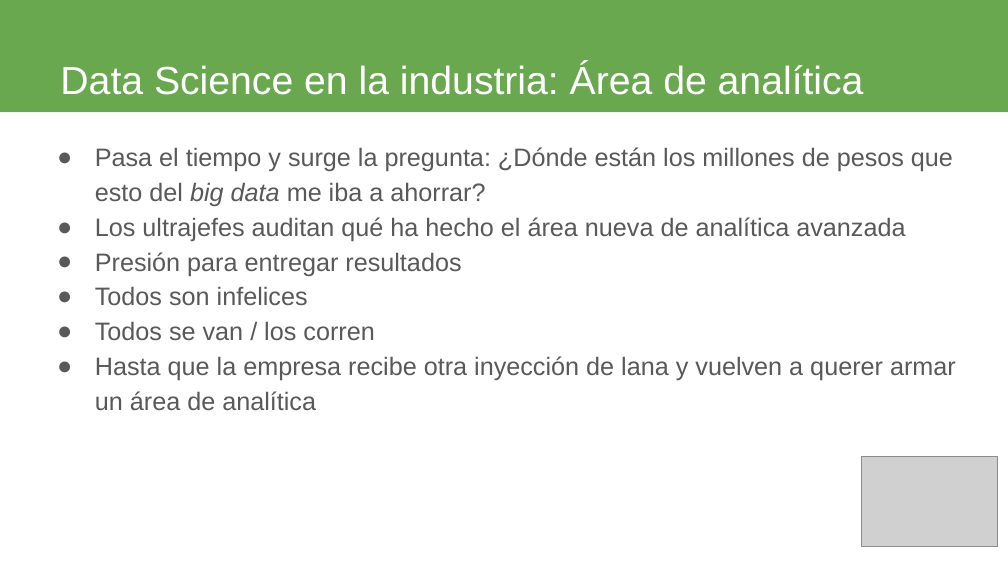
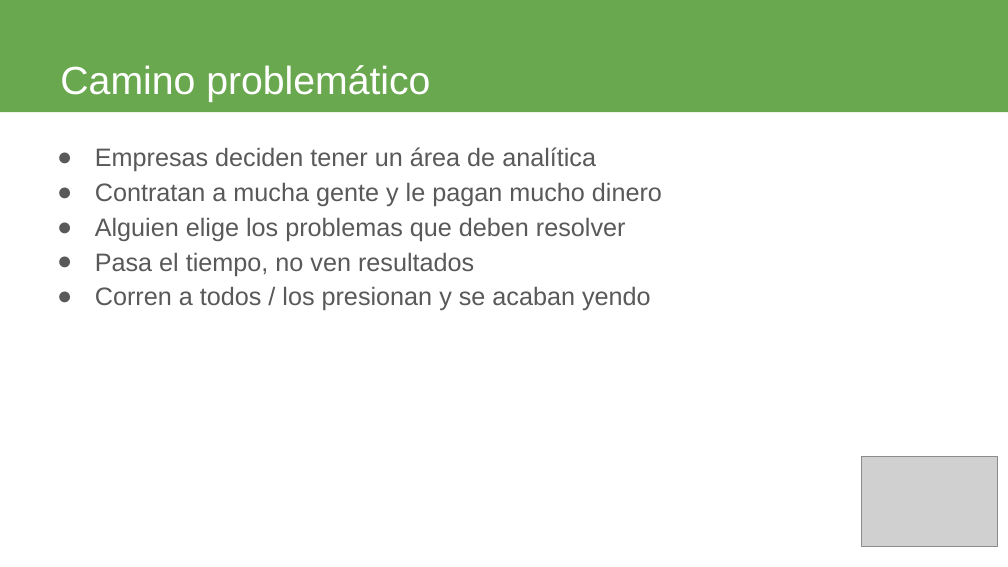
Before and after one commit to jbarbosat/mis-desmadres, a slide deck: slide 6 of presentaciones/wids-2019/presentacion.odp (slide 5 before the commit). Drawn at 1008x567 pixels with LibreOffice and Linux fonts; fonts in the diff are those of the drawing; grey boxes stand for pictures. Boxes give left, top, right and bottom in pixels: in the first picture for what was removed or moved away, otherwise in the second. Text is boxed around its words. In the diff, an @@ line names an element or a change of style, - is before the commit and + after.

```diff
--- a/presentaciones/wids-2019/presentacion.odp
+++ b/presentaciones/wids-2019/presentacion.odp
@@ title at (60, 65, 430, 102): text changed @@
-Data Science en la industria: Área de analítica
+Camino problemático
@@ text at (95, 147, 662, 310): text changed @@
-● Pasa el tiempo y surge la pregunta: ¿Dónde están los millones de pesos que esto del big data me iba a ahorrar?
-● Los ultrajefes auditan qué ha hecho el área nueva de analítica avanzada
-● Presión para entregar resultados
-● Todos son infelices
-● Todos se van / los corren
-● Hasta que la empresa recibe otra inyección de lana y vuelven a querer armar un área de analítica
+● Empresas deciden tener un área de analítica
+● Contratan a mucha gente y le pagan mucho dinero
+● Alguien elige los problemas que deben resolver
+● Pasa el tiempo, no ven resultados
+● Corren a todos / los presionan y se acaban yendo
```
Also in this commit, not shown: 8 other slides changed, 8 slides added, 3 slides removed.
